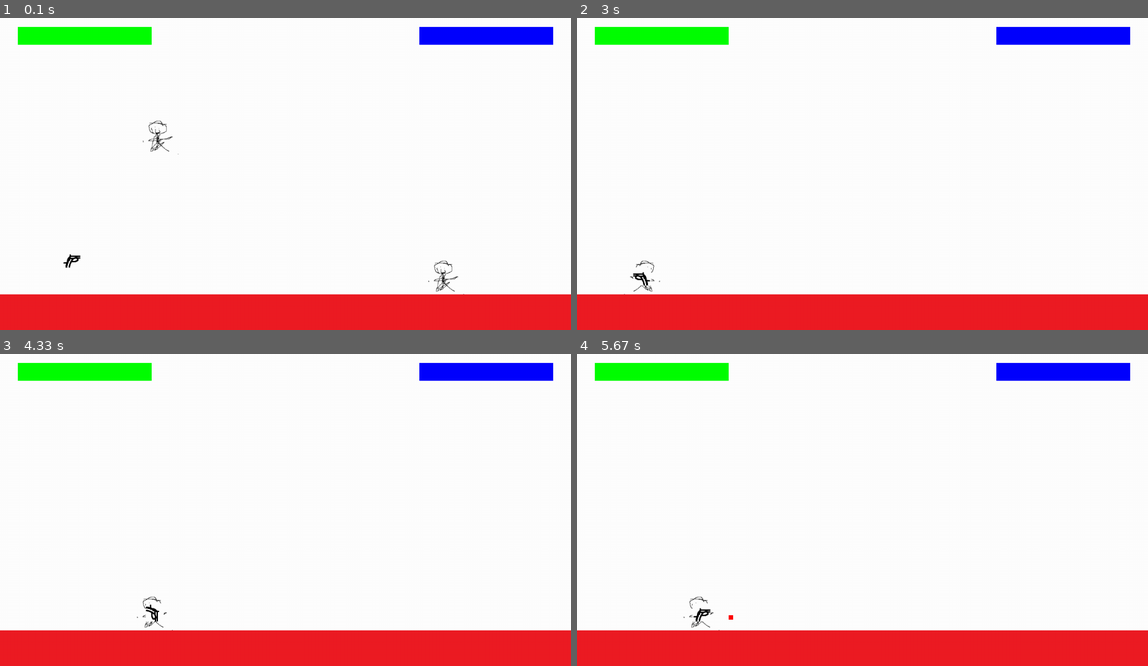
Above: before the commit, frames 1-4 (two rows, left to right).
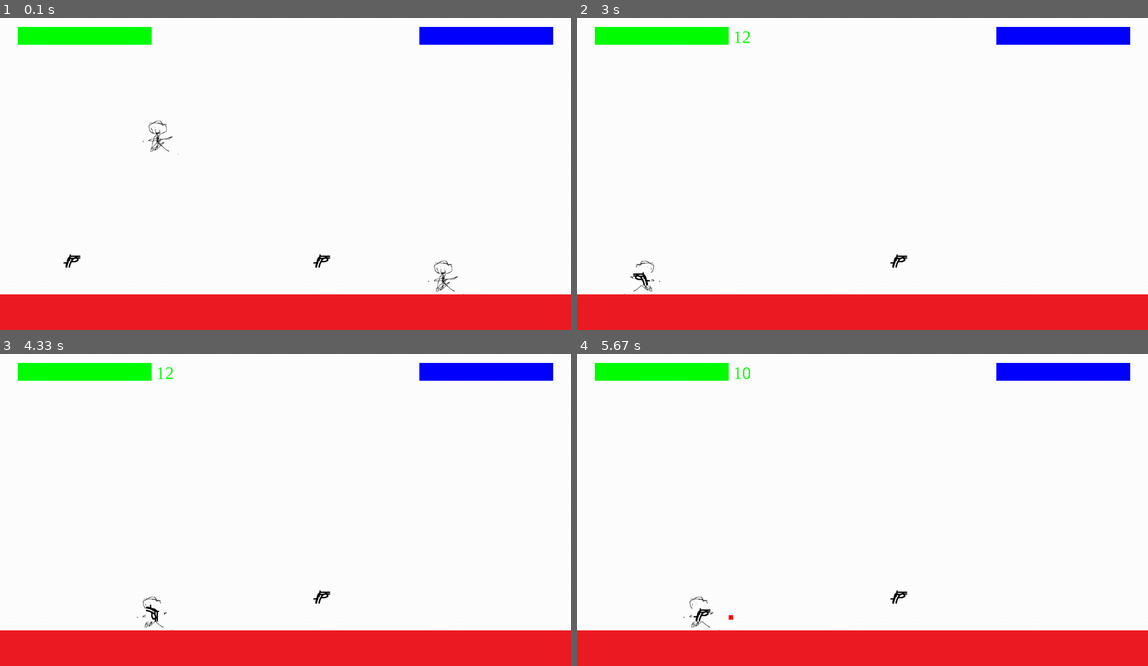
Above: after the commit, the same moments.

Repository: Me07111/Pygame-Platformer
Game: pygame game, started from Code/main.py
Same seed, same stepped clock (60 frames per second), same inputs: the game is played once before the commit and once after it.
Inputs:
- Up to frame 1 (0.1 s): no input
- Up to frame 2 (3 s): hold Right 0.33-0.8 s; hold Up 0.83-1.13 s; hold W 0.83-1.13 s; hold Right 1.17-1.63 s; hold D 1.17-1.63 s; hold Left 1.67-2.2 s; hold A 1.67-2.2 s; hold Down 2.23-2.53 s; hold S 2.23-2.53 s; hold Left 2.57-2.97 s; hold A 2.57-2.97 s
- Up to frame 3 (4.33 s): hold Up 3-3.37 s; hold W 3-3.37 s; hold Right 3.4-4.03 s; hold D 3.4-4.03 s; hold Down from 4.07 s (still down); hold S from 4.07 s (still down)
- Up to frame 4 (5.67 s): release Down at 4.43 s; release S at 4.43 s; hold Left 4.47-4.93 s; hold A 4.47-4.93 s; tap Space at 4.97, 5.37 s; hold Right from 5.3 s (still down); hold D from 5.3 s (still down)

The runs differ from the first frame. In frame 1, less than 0.1% of the frame differs, in the area x 54-58%, y 75-81%; in frame 2, 0.1%; in frame 3, 0.1%; in frame 4, 0.1%, in the area x 27-58%, y 4-81%.

Commit message:
added ammo and ui

Diff:
--- a/Code/config.py
+++ b/Code/config.py
@@ -7,7 +7,7 @@
     ["o","o","o","o","o","o","o","o","o","o","o","o","o","o","o","o"],
     ["o","o","o","o","o","o","o","o","o","o","o","o","o","o","o","o"],
     ["o","o","o","o","o","o","o","o","o","o","o","o","o","o","o","o"],
-    ["o","o","w0","o","o","o","o","o","o","o","o","o","P","o","o","o"],
+    ["o","o","w0","o","o","o","o","o","o","w0","o","o","P","o","o","o"],
     ["x","x","x","x","x","x","x","x","x","x","x","x","x","x","x","x"]
 ]
 
@@ -32,6 +32,8 @@
 
 mappings = [
     player1Mappings,
+    player2Mappings,
+    player1Mappings,
     player2Mappings
 ]
 
@@ -40,9 +42,18 @@
 healthBarPoses = [
     pygame.math.Vector2(40,40),
     pygame.math.Vector2(940,40),
-    pygame.math.Vector2(40,240),
-    pygame.math.Vector2(940,240)
+    pygame.math.Vector2(40,120),
+    pygame.math.Vector2(940,120)
 ]
+
+weaponUiPoses= [
+    pygame.math.Vector2(40 + healthBarSize.x + 10 ,40),
+    pygame.math.Vector2(840,40),
+    pygame.math.Vector2(40 + healthBarSize.x + 10 ,120),
+    pygame.math.Vector2(840,120)
+]
+
+weaponUitextSize = int(healthBarSize.y)
 
 healthBarColors = [
     pygame.color.Color(0,255,0,255),
@@ -51,8 +62,8 @@
     pygame.color.Color(255,100,15,255)
 ]
 
-#(name,imagePath,isPickedUp,inPos,bulletSpeed,bulletSize,bulletImagePath)
+#(name,imagePath,isPickedUp,inPos,bulletSpeed,bulletSize,bulletImagePath,fireRate,bulletRelGrav,damage,maxAmmo)
 weapons = [
-["pistol","Graphics/pistol.png",600,"Graphics/pistolBullet.png",300,10,10],
-["Assault Rifle","Graphics/ar.png",300,"Graphics/arBullet.png", 600,1,7]
+["pistol","Graphics/pistol.png",600,"Graphics/pistolBullet.png",300,10,10,12],
+["Assault Rifle","Graphics/ar.png",300,"Graphics/arBullet.png", 600,1,7,30]
 ]
--- a/Code/level.py
+++ b/Code/level.py
@@ -3,11 +3,13 @@
 from config import map,tileWidth,tileHeight,mappings,healthBarPoses,healthBarSize,healthBarColors,weapons
 from platformBase import PlatformBase
 from weapon import Weapon
+from ui import Ui
 
 class Level:
     def __init__(self,screen,width,height,gravity,clock,playercount):
         self.screen = screen
         self.clock = clock
+        self.ui = Ui(screen)
         self.width = width
         self.height = height
         self.gravity = gravity
@@ -41,7 +43,7 @@
         self.platforms.draw(self.screen)
         self.onGroundWeapons.draw(self.screen)
         self.bullets.draw(self.screen)
-        self.displayHealthBars()
+        self.ui.update(self.players)
 
     def bulletUpdate(self,bullet,delta):
         oldPos = bullet.rect.center
@@ -53,6 +55,7 @@
             if(len(pygame.sprite.spritecollide(bullet,player,False)) > 0 and player != bullet.ignored):
                 player.takeDamage(bullet.damage)
                 self.bullets.remove(bullet)
+
     def lookDirUpdate(self,i,player,keys):
         if(keys[mappings[i][0]]):
             player.lookDir = pygame.Vector2(-1,0)
@@ -81,6 +84,8 @@
     def updatePickup(self,player,i):
         collidingWeapons = pygame.sprite.spritecollide(player.sprite,self.onGroundWeapons,False)
         if(len(collidingWeapons) > 0):
+            if(len(player.sprites()) == 2):
+                player.sprites()[1] = None
             player.add(collidingWeapons[0])
             self.onGroundWeapons.remove(collidingWeapons[0])
 
@@ -146,18 +151,8 @@
                         playerAmount += 1
                 elif(cell[0] == "w"):
                     type = weapons[int(cell[len(cell)-1])]
-                    weapon = Weapon(type[0],type[1],False,pos,type[2],type[3],type[4],type[5],type[6])
+                    weapon = Weapon(type[0],type[1],False,pos,type[2],type[3],type[4],type[5],type[6],type[7])
                     self.onGroundWeapons.add(weapon)
-
-    def displayHealthBars(self):
-        for i in range(self.playerCount):
-            rect = pygame.Rect(
-            healthBarPoses[i].x,
-            healthBarPoses[i].y,
-            healthBarSize.x*(self.players[i].health/self.players[i].maxHealth),
-            healthBarSize.y
-            )
-            pygame.draw.rect(self.screen,healthBarColors[i],rect)
 
     def closerToZero(self,numberToNegate,negateBy):
         if(numberToNegate >= 0):
--- a/Code/main.py
+++ b/Code/main.py
@@ -1,6 +1,7 @@
 import pygame
 from level import Level
 pygame.init()
+pygame.font.init()
 # Set up the drawing window
 width = 1280
 height = 720
--- /dev/null
+++ b/Code/ui.py
@@ -0,0 +1,21 @@
+from config import healthBarColors,healthBarPoses,healthBarSize,weaponUiPoses,weaponUitextSize
+import pygame
+class Ui():
+    def __init__(self,screen):
+        self.screen = screen
+
+    def update(self,players):
+        playerCount = len(players)
+        for i in range(playerCount):
+            rect = pygame.Rect(
+            healthBarPoses[i].x,
+            healthBarPoses[i].y,
+            healthBarSize.x*(players[i].health/players[i].maxHealth),
+            healthBarSize.y
+            )
+            pygame.draw.rect(self.screen,healthBarColors[i],rect)
+            if(len(players[i].sprites()) > 1):
+                text = f"{players[i].sprites()[1].ammo}"
+                font = pygame.font.SysFont("timesnewroman",weaponUitextSize)
+                image = pygame.font.Font.render(font,text,False,healthBarColors[i])
+                self.screen.blit(image,weaponUiPoses[i])
--- a/Code/weapon.py
+++ b/Code/weapon.py
@@ -1,7 +1,7 @@
 import pygame
 from bullet import Bullet
 class Weapon(pygame.sprite.Sprite):
-    def __init__(self,name,imagePath,isPickedUp,inPos,bulletSpeed,bulletImagePath,fireRate,bulletGravityMultipierl,damage):
+    def __init__(self,name,imagePath,isPickedUp,inPos,bulletSpeed,bulletImagePath,fireRate,bulletGravityMultipierl,damage,maxAmmo):
         super().__init__()
         self.name = name
         self.origImage = pygame.image.load(imagePath)
@@ -17,13 +17,16 @@
         self.lastTimeShot = self.fireDelay
         self.bulGravMul = bulletGravityMultipierl
         self.damage = damage
+        self.maxAmmo = maxAmmo
+        self.ammo = self.maxAmmo
 
     def shoot(self,direction,level,gameTime,player):
-        if(abs(gameTime - self.lastTimeShot) >= self.fireDelay):
+        if(abs(gameTime - self.lastTimeShot) >= self.fireDelay and self.ammo > 0):
             bullet = Bullet(self.bulletSpeed,self.bulletImagePath,self.getMuzzlePos(),direction,self.bulGravMul,self.damage)
             bullet.ignored = player
             level.bullets.add(bullet)
             self.lastTimeShot = gameTime
+            self.ammo -= 1
 
     def getMuzzlePos(self):
         return self.rect.center
Binary file added: Fonts/font.ttf
